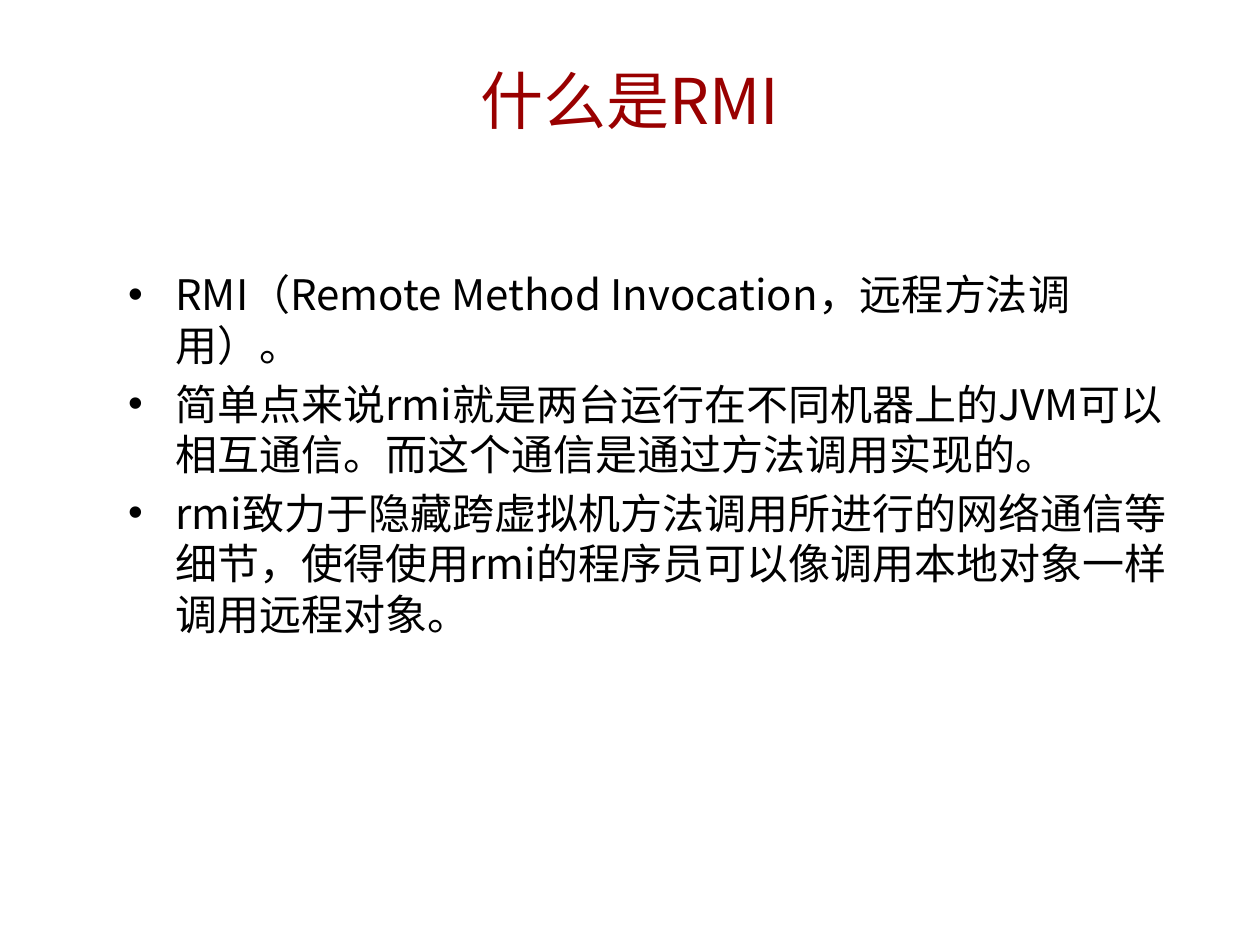
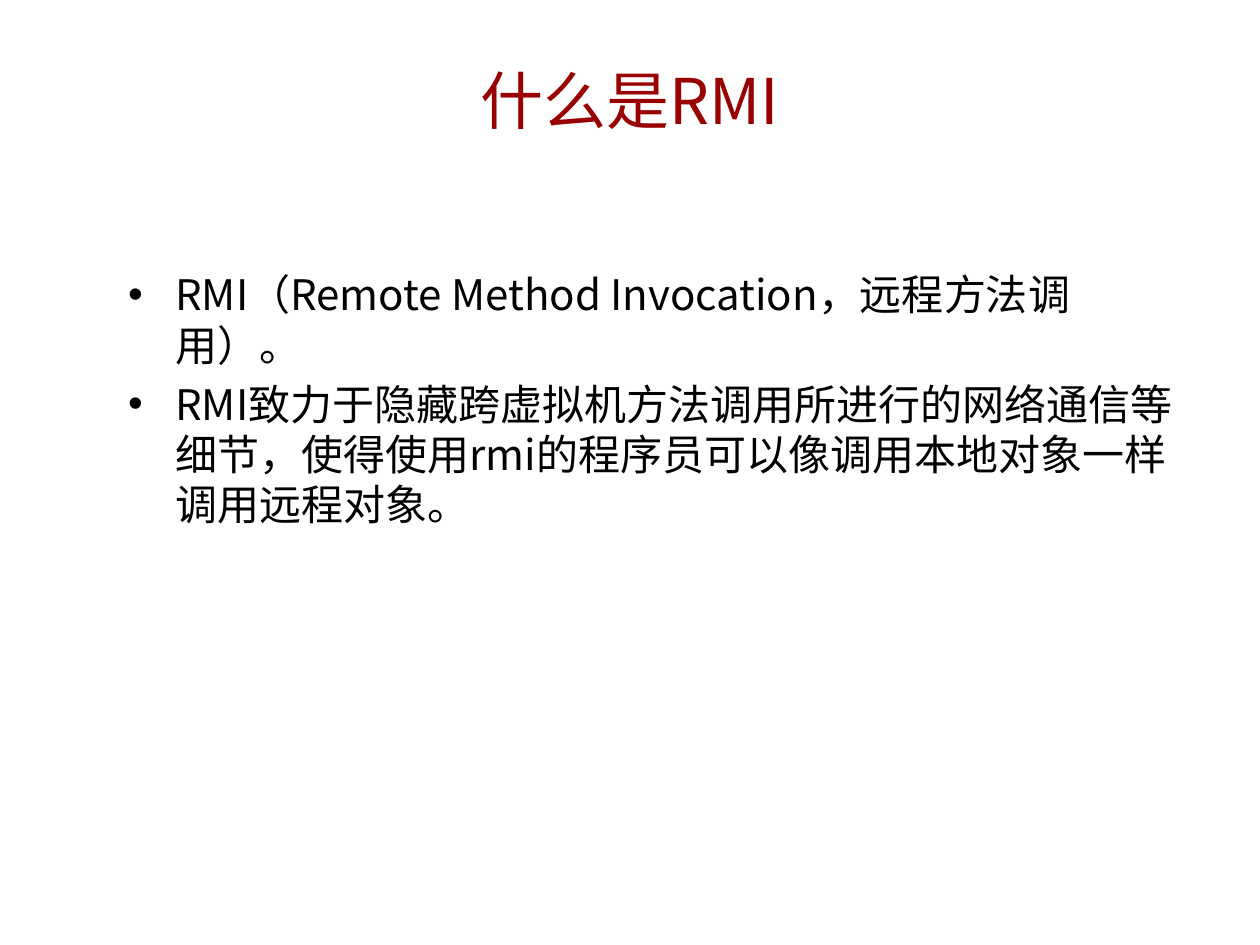
Before and after one commit to jianzijian/Hello-World, a slide deck: slide 2 of RMI学习分享.pptx. Drawn at 1260x945 pixels with LibreOffice and Linux fonts; fonts in the diff are those of the drawing; background and template pictures are left out. Boxes give left, top, right and bottom in pixels: in the first picture for what was removed or moved away, otherwise in the second. Text is boxed around its words. In the diff, an @@ line names an element or a change of style, - is before the commit and + after.

```diff
--- a/RMI学习分享.pptx
+++ b/RMI学习分享.pptx
@@ text at <box>175,434,1166,524</box>: text changed @@
-• 简单点来说rmi就是两台运行在不同机器上的JVM可以相互通信。而这个通信是通过方法调用实现的。
-• rmi致力于隐藏跨虚拟机方法调用所进行的网络通信等细节，使得使用rmi的程序员可以像调用本地对象一样调用远程对象。
+• RMI致力于隐藏跨虚拟机方法调用所进行的网络通信等细节，使得使用rmi的程序员可以像调用本地对象一样调用远程对象。
```
Also in this commit, not shown: 1 slide added, 19 other files.
